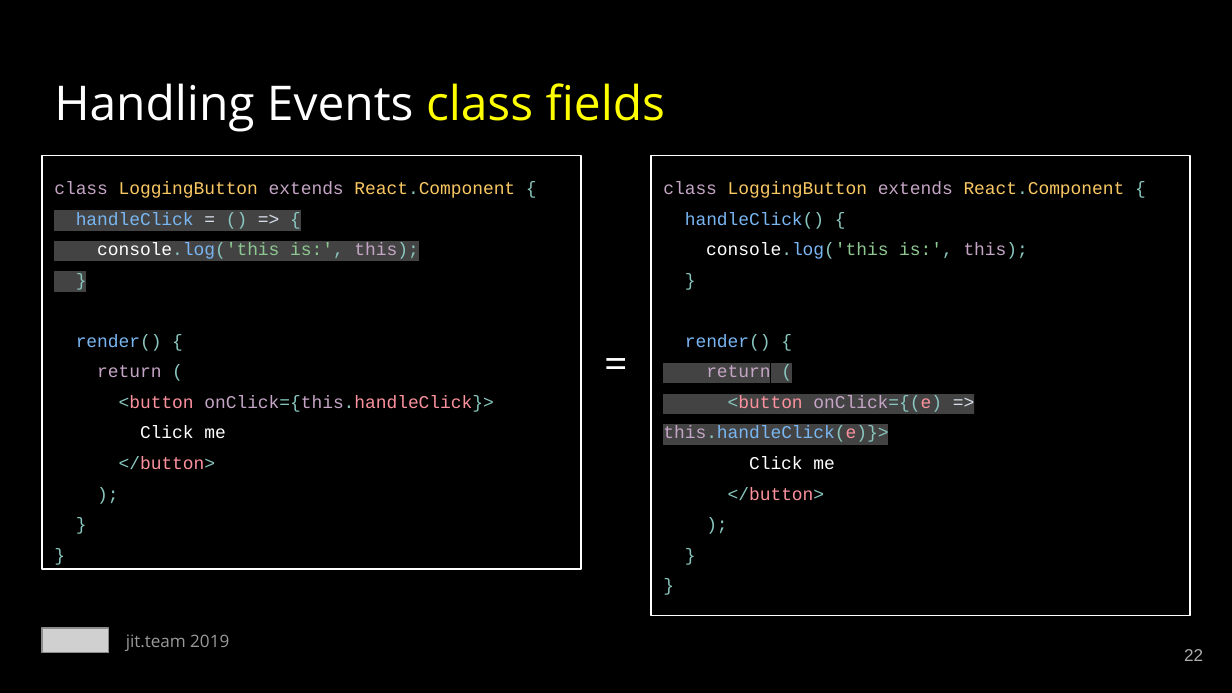
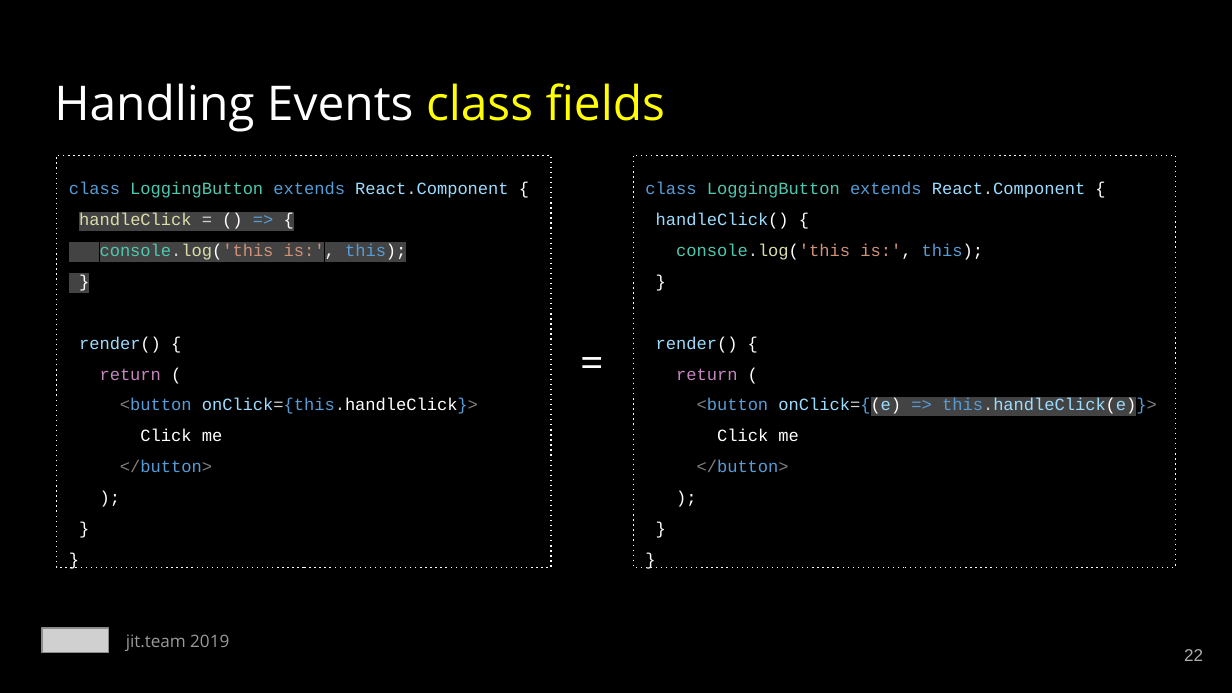
Before and after one commit to mackankowski/frontend-bootcamp, a slide deck: slide 22 of slides/react/React.js - training.pptx. Drawn at 1232x693 pixels with LibreOffice and Linux fonts; fonts in the diff are those of the drawing; grey boxes stand for pictures. Boxes give left, top, right and bottom in pixels: in the first picture for what was removed or moved away, otherwise in the second. Text is boxed around its words. In the diff, an @@ line names an element or a change of style, - is before the commit and + after.

```diff
--- a/slides/react/React.js - training.pptx
+++ b/slides/react/React.js - training.pptx
@@ text "class LoggingButton extends React.Component {" resized from (x1=42, y1=155, x2=580, y2=569) to (x1=57, y1=155, x2=551, y2=567) @@
@@ text "class LoggingButton extends React.Component {" at (x1=57, y1=155, x2=551, y2=567): outline #FFFFFF 0.75 pt to #FFFFFF 0.75 pt dashed @@
@@ text "class LoggingButton extends React.Component {" at (x1=633, y1=155, x2=1175, y2=567): outline #FFFFFF 0.75 pt to #FFFFFF 0.75 pt dashed @@
@@ text "class LoggingButton extends React.Component {" resized from (x1=650, y1=155, x2=1189, y2=616) to (x1=633, y1=155, x2=1175, y2=567) @@
@@ text at (x1=69, y1=182, x2=508, y2=472): text changed; size 10.5 to 10 pt; text colour #C5A5C5 to #569CD6 @@
-class LoggingButton extends React.Component {
-handleClick = () => {
-console.log('this is:', this);
-}
-render() {
-return (
-<button onClick={this.handleClick}>
-Click me
-</button>
-);
-}
-}
+class LoggingButton extends React.Component {
+handleClick = () => {
+console.log('this is:', this);
+}
+render() {
+return (
+<button onClick={this.handleClick}>
+Click me
+</button>
+);
+}
+}
@@ text at (x1=645, y1=182, x2=1157, y2=472): text changed; size 10.5 to 10 pt; text colour #C5A5C5 to #9CDCFE @@
-class LoggingButton extends React.Component {
-handleClick() {
-console.log('this is:', this);
-}
-render() {
-return (
-<button onClick={(e) => this.handleClick(e)}>
-Click me
-</button>
-);
-}
-}
+class LoggingButton extends React.Component {
+handleClick() {
+console.log('this is:', this);
+}
+render() {
+return (
+<button onClick={(e) => this.handleClick(e)}>
+Click me
+</button>
+);
+}
+}
@@ text "=" moved from (x1=575, y1=339, x2=658, y2=386) to (x1=551, y1=338, x2=633, y2=384) @@
```
Also in this commit, not shown: 22 other slides changed, 1 other file.
